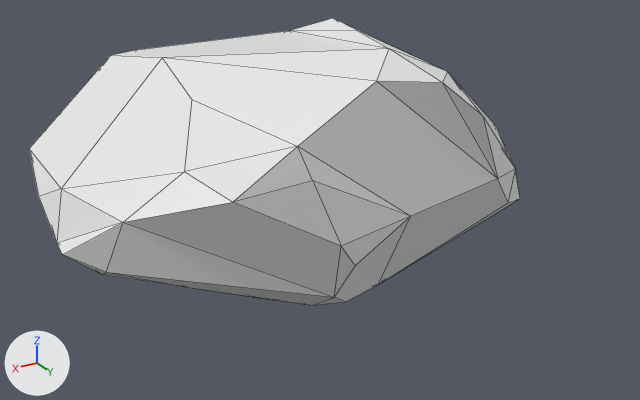
Two versions of the FBX model Summer2025-Study1/Assets/Terrain/models/rock_1_011.fbx, one commit apart.
The view is the same before and after, from a camera (50 mm lens) standing at (27.5, 3.6, 29.1) and looking at (1.2, -40.3, 7.2). Every picture has the same lights, and +X, +Y and +Z are marked at lower left. The first picture is the older version. Mesh edges are drawn as thin lines. Materials are left out; every surface is plain grey.

The scene before the commit, as lines of its bpy script (objects in view):
```python
me_cube = bpy.data.meshes.new('Cube')
me_cube.from_pydata(...)  # 59 vertices, 93 faces; spans x -1.43..1.41, y -1.71..1.6, z -0.9..1.21
me_cube.materials.append(mat_stone_material)
ob_rock_1_011 = bpy.data.objects.new('rock 1.011', me_cube)
ob_rock_1_011.location = (0.69, -43.46, 8.24)
ob_rock_1_011.rotation_euler = (-0.295, -1.403, 1.546)  # degrees (-17, -80, 89)
ob_rock_1_011.scale = (6.44, 10.1, 9.31)
```
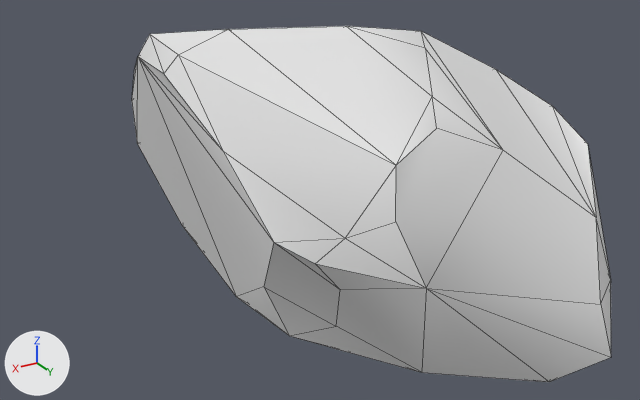
Changed parts and their boxes [x1, y1, x2, y2] in the pictures (640 x 400 px):
'rock 1.011', shading changed, moved, turned
    before: [29, 18, 520, 305]
    after: [132, 26, 611, 382]

The change, as a diff of the scene's bpy script:
```diff
--- a/Summer2025-Study1/Assets/Terrain/models/rock_1_011.fbx.py
+++ b/Summer2025-Study1/Assets/Terrain/models/rock_1_011.fbx.py
@@ me_cube @@
 me_cube.from_pydata(...)  # 59 vertices, 93 faces; spans x -1.43..1.41, y -1.71..1.6, z -0.9..1.21
 # used by ob_rock_1_011; location = (0.69, -43.46, 8.24); rotation_euler = (-0.295, -1.403, 1.546), in degrees (-17, -80, 89); scale = (6.44, 10.1, 9.31)
+# me_cube part 1: edges marked sharp go from 147 to 55
@@ ob_rock_1_011 @@
 ob_rock_1_011 = bpy.data.objects.new('rock 1.011', me_cube)
-ob_rock_1_011.location = (0.69, -43.46, 8.24)
-ob_rock_1_011.rotation_euler = (-0.295, -1.403, 1.546)  # degrees (-17, -80, 89)
+ob_rock_1_011.location = (-1.09, -37.06, 9.01)
+ob_rock_1_011.rotation_euler = (0.428, -2.803, 0.539)  # degrees (25, -161, 31)
 ob_rock_1_011.scale = (6.44, 10.1, 9.31)
```
